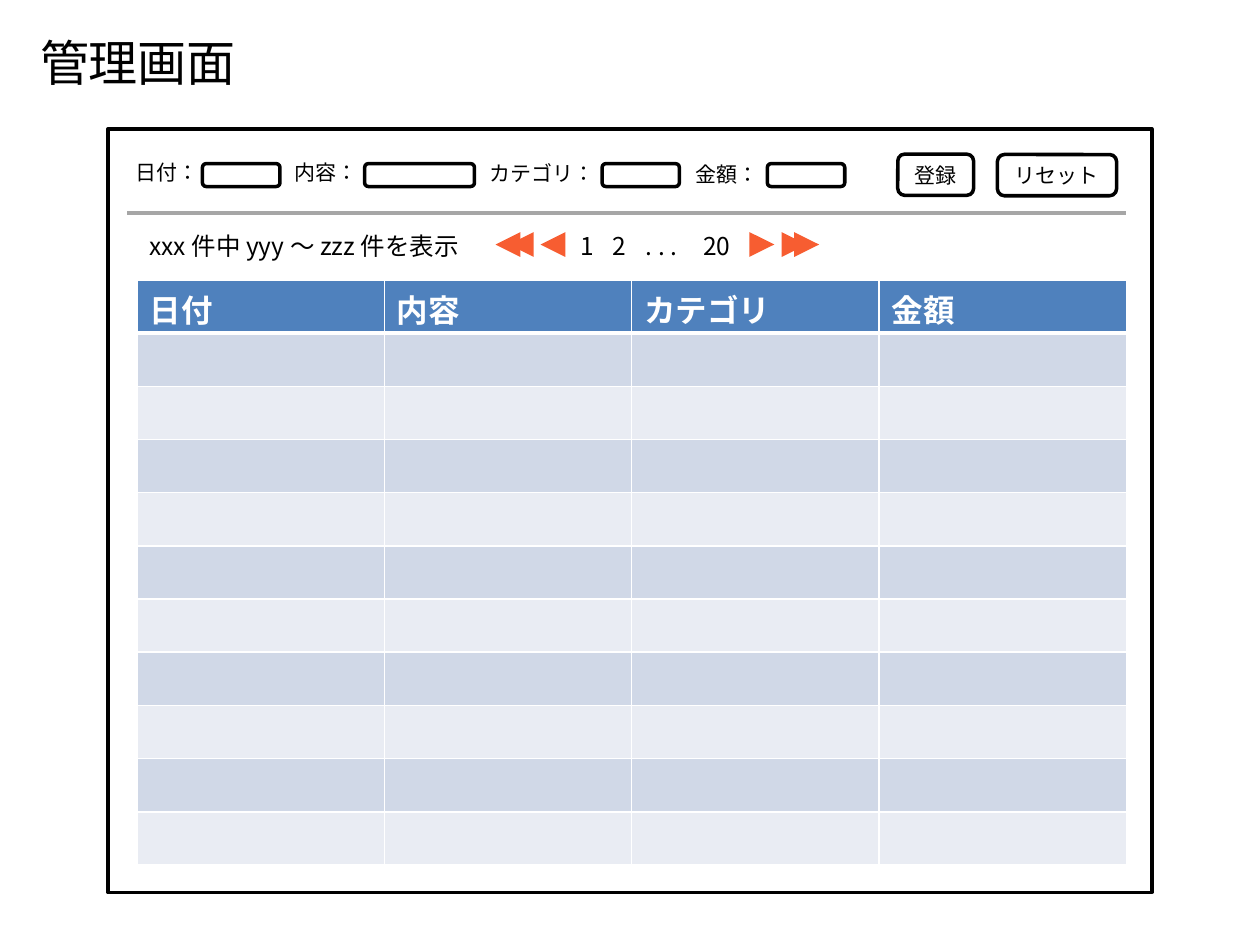
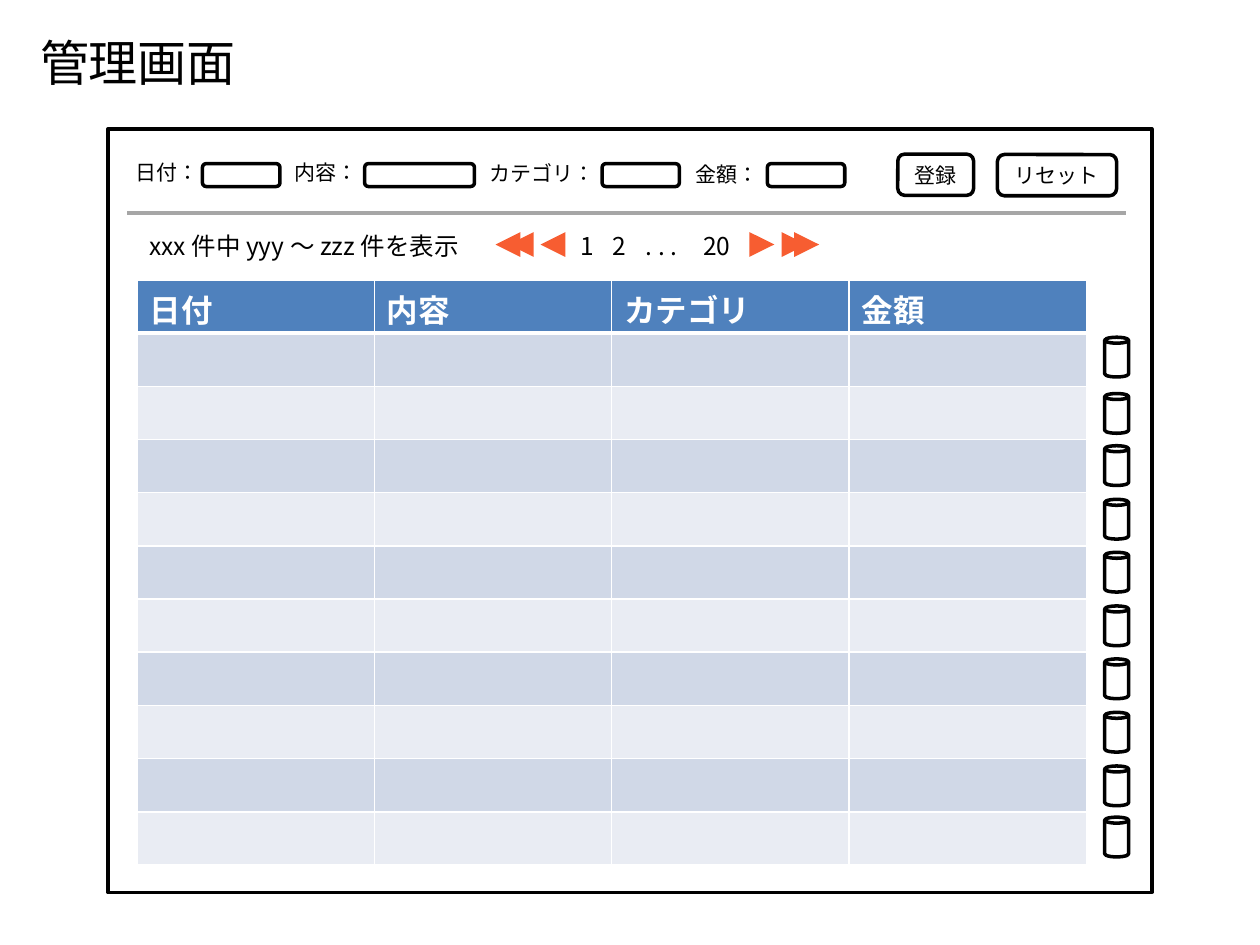
Before and after one commit to Leonis0813/chort, a slide deck: slide 4 of bin/algieba.pptx. Drawn at 1260x945 pixels with LibreOffice and Linux fonts; fonts in the diff are those of the drawing. Boxes give left, top, right and bottom in pixels: in the first picture for what was removed or moved away, otherwise in the second. Text is boxed around its words. In the diff, an @@ line names an element or a change of style, - is before the commit and + after.

```diff
--- a/bin/algieba.pptx
+++ b/bin/algieba.pptx
@@ table: place and size @@
-table at [137, 280, 1125, 866]
+table at [137, 280, 1085, 866]
@@ cylinder added at [1105, 338, 1129, 378], outline #000000 2 pt @@
@@ cylinder added at [1105, 393, 1129, 433], outline #000000 2 pt @@
@@ cylinder added at [1105, 446, 1129, 486], outline #000000 2 pt @@
@@ cylinder added at [1105, 499, 1129, 539], outline #000000 2 pt @@
@@ cylinder added at [1105, 552, 1129, 592], outline #000000 2 pt @@
@@ cylinder added at [1105, 606, 1129, 646], outline #000000 2 pt @@
@@ cylinder added at [1105, 659, 1129, 699], outline #000000 2 pt @@
@@ cylinder added at [1105, 712, 1129, 752], outline #000000 2 pt @@
@@ cylinder added at [1105, 766, 1129, 806], outline #000000 2 pt @@
@@ cylinder added at [1105, 818, 1129, 858], outline #000000 2 pt @@
```
Also in this commit, not shown: 3 other slides changed, 2 other files.
